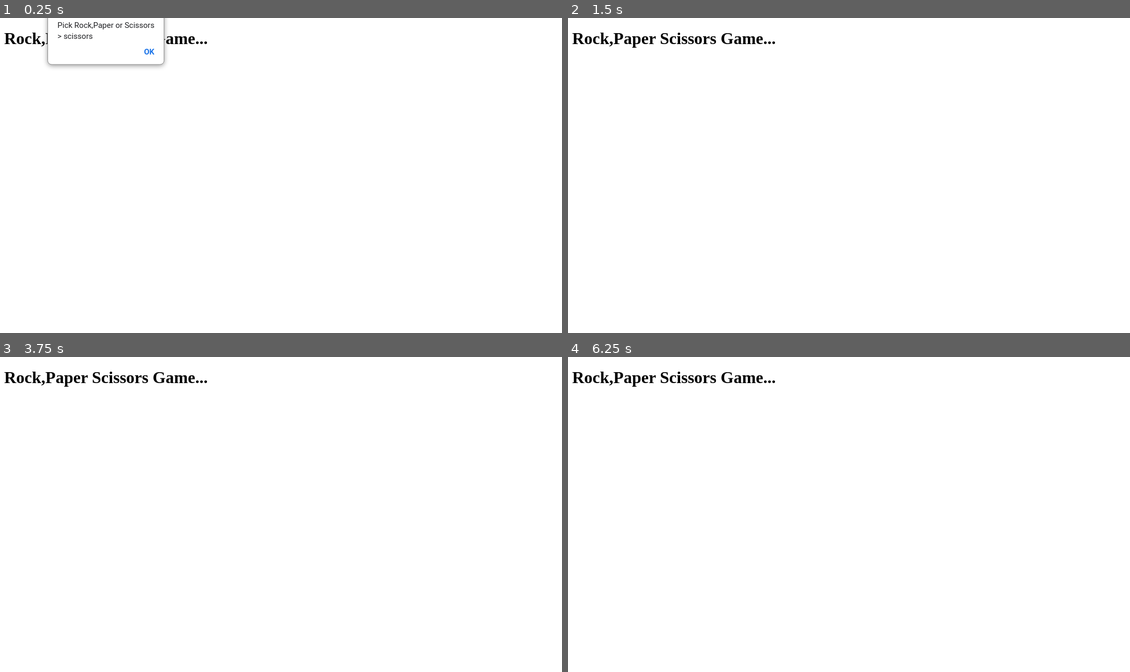
Above: before the commit, frames 1-4 (two rows, left to right).
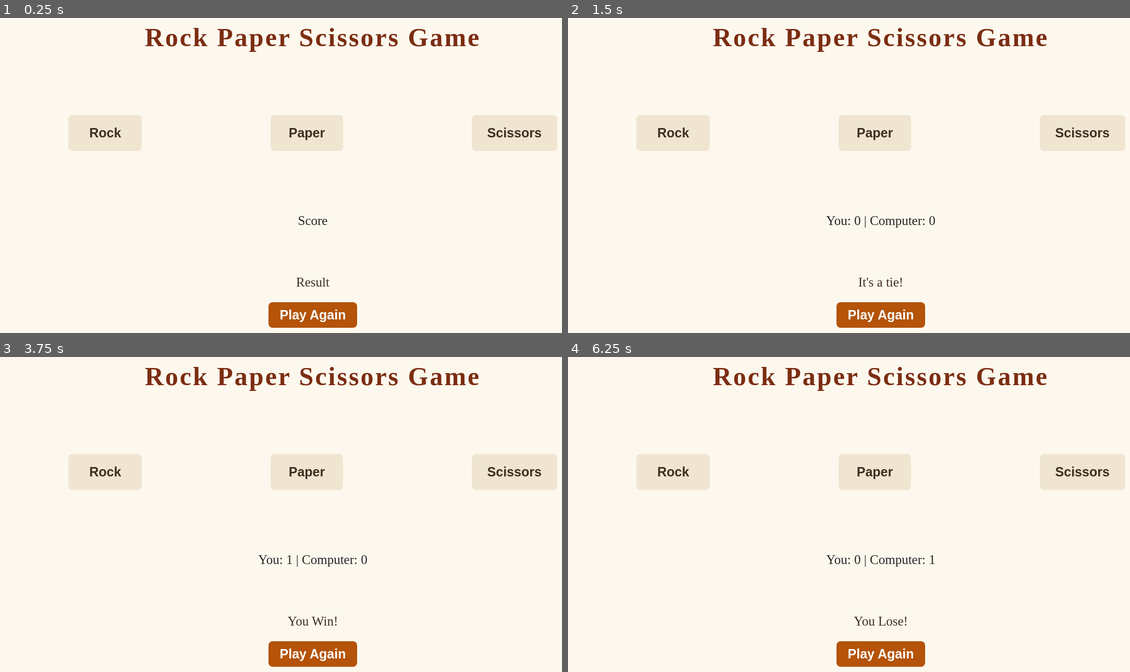
Above: after the commit, the same moments.

Repository: Asad1223dev/rock-paper-scissors
Game: browser game, page index.html
Two runs of this game, one before a commit and one after it. Both use one fixed random seed, a clock stepped at 60 frames per second and the inputs below. When the page shows a pop-up message, it is drawn as a white box for half a second while everything else waits; a line starting with > is the answer the replay typed.
Inputs (mouse positions are in pixels of both pictures, inside the frame that each line leads up to):
- Up to frame 1 (0.25 s): no input
- Up to frame 2 (1.5 s): click (1085, 134) at 1.27 s, where only the run after the commit has a clickable "Scissors"
- Up to frame 3 (3.75 s): click (309, 473) at 1.87 s, where only the run after the commit has a clickable "Paper"; click (314, 653) at 2.02 s, where only the run after the commit has a clickable "Play Again"; click (106, 473) at 2.47 s, where only the run after the commit has a clickable "Rock"; click (517, 473) at 3.07 s, where only the run after the commit has a clickable "Scissors"; click (106, 473) at 3.67 s, where only the run after the commit has a clickable "Rock"
- Up to frame 4 (6.25 s): click (877, 473) at 4.27 s, where only the run after the commit has a clickable "Paper"; click (882, 653) at 4.52 s, where only the run after the commit has a clickable "Play Again"; click (674, 473) at 4.87 s, where only the run after the commit has a clickable "Rock"; click (877, 473) at 5.47 s, where only the run after the commit has a clickable "Paper"; click (1085, 473) at 6.07 s, where only the run after the commit has a clickable "Scissors"

The runs differ from the first frame. In frame 1, 7.9% of the frame differs, in the area x 0-100%, y 0-99%; in frame 2, 7.8%; in frame 3, 7.8%; in frame 4, 7.8%.

Commit message:
Add UI styling,game control and update README

Diff:
--- a/index.html
+++ b/index.html
@@ -2,10 +2,20 @@
 <html>
     <head>
         <meta charset="utf-8">
+        <link href="style.css" rel="stylesheet">
         <title>Rock-Paper-Scissors</title>
     </head>
     <body>
-        <h1>Rock,Paper Scissors Game...</h1>
+        <div class="title" >Rock Paper Scissors Game</div>
+        <div class="buttons">
+        <button id="rock">Rock</button>
+        <button id="paper">Paper</button>
+        <button id="scissors">Scissors</button>
+        </div>
+        <div id="live-score">Score</div>
+        <div id="result">Result</div>
+        <button id="reset">Play Again</button>
+
         <script src="java.js"></script>
         </body>
 </html>
--- a/java.js
+++ b/java.js
@@ -1,3 +1,85 @@
+let humanScore =0;
+let computerScore =0;
+const rockIcon=document.querySelector("#rock");
+const paperIcon=document.querySelector("#paper");
+const scissorsIcon=document.querySelector("#scissors");
+const resultDiv=document.querySelector("#result");
+const liveScore=document.querySelector("#live-score");
+const resetButton=document.querySelector("#reset");
+
+rockIcon.addEventListener("click",function(){
+    const computerChoice=getComputerChoice();
+    const roundResult=playRound("Rock",computerChoice);
+    resultDiv.textContent=roundResult;
+    liveScore.textContent = `You: ${humanScore} | Computer: ${computerScore}`;
+    if(humanScore===5)
+    {
+        resultDiv.textContent="Congratulations! You won the game!";
+        rockIcon.disabled = true;
+        paperIcon.disabled = true;
+        scissorsIcon.disabled = true;
+    }
+    else if(computerScore===5)
+    {
+        resultDiv.textContent="Alas! Computer won the game!";
+        rockIcon.disabled = true;
+        scissorsIcon.disabled = true;
+        paperIcon.disabled = true;
+    }
+});
+
+paperIcon.addEventListener("click",function(){
+    const computerChoice=getComputerChoice();
+    const roundResult=playRound("Paper",computerChoice);
+    resultDiv.textContent=roundResult;
+    liveScore.textContent = `You: ${humanScore} | Computer: ${computerScore}`;
+     if(humanScore===5)
+    {
+        resultDiv.textContent="You won the game!";
+        paperIcon.disabled = true;
+        scissorsIcon.disabled = true;
+        rockIcon.disabled = true;
+    }
+    else if(computerScore===5)
+    {
+        resultDiv.textContent="Computer won the game!";
+        paperIcon.disabled = true;
+        scissorsIcon.disabled = true;
+        rockIcon.disabled = true;
+    }
+});
+
+scissorsIcon.addEventListener("click",function(){
+    const computerChoice=getComputerChoice();
+    const roundResult=playRound("Scissors",computerChoice);
+    resultDiv.textContent=roundResult;
+    liveScore.textContent = `You: ${humanScore} | Computer: ${computerScore}`;
+     if(humanScore===5)
+    {
+        resultDiv.textContent="You won the game!";
+        scissorsIcon.disabled = true;
+        rockIcon.disabled = true;
+        paperIcon.disabled = true;
+    }
+    else if(computerScore===5)
+    {
+        resultDiv.textContent="Computer won the game!";
+        scissorsIcon.disabled = true;
+        rockIcon.disabled = true;
+        paperIcon.disabled = true;
+    }
+});
+
+resetButton.addEventListener("click",function(){
+    humanScore=0;
+    computerScore=0;
+    resultDiv.textContent="Make your move!";
+    liveScore.textContent = `You: ${humanScore} | Computer: ${computerScore}`;
+    rockIcon.disabled = false;
+    paperIcon.disabled = false;
+    scissorsIcon.disabled = false;
+})
+
 function getComputerChoice()
 {
     const num=Math.floor(Math.random()*3);
@@ -15,18 +97,7 @@
     }
 }
 
-function getHumanChoice()
-{
-    const input=prompt("Pick Rock,Paper or Scissors");
-    return input;
-}
-
-function scoreTracking()
-{
-let humanScore=0;
-let computerScore=0;
-{
-    function playRound(humanChoice,computerChoice)
+ function playRound(humanChoice,computerChoice)
     {
     const cleanChoice=humanChoice.toLowerCase();
     const computerChoices=computerChoice.toLowerCase();
@@ -34,6 +105,7 @@
         if(cleanChoice===computerChoices)
         {
             console.log("It's a tie!");
+            return "It's a tie!";
         }
         else if(
         (cleanChoice==="rock"&&computerChoices==="scissors")||
@@ -43,21 +115,13 @@
         {
             console.log("You Win!");
             humanScore+=1;
+            return "You Win!";
         }
         else
         {
             console.log("You Lose!")
             computerScore+=1;
+            return "You Lose!";
         }
     }
 }
-}
-    for(let i=0;i<5;i++)
-    {
-        const pChoice=getComputerChoice();
-        const sChoice=getHumanChoice();
-        playRound(sChoice,pChoice);
-    }
-    console.log(`Final Score ->You: ${humanScore} , Computer: ${computerScore}`);
-}
-scoreTracking();
--- /dev/null
+++ b/style.css
@@ -0,0 +1,68 @@
+body{
+    background-color: #fdf8ee;
+}
+.title{
+    font-family: 'Bungee', cursive;
+    letter-spacing: 3px;
+    font-size: 50px;
+    font-weight: bolder;
+    color: #7c2d12;
+    display: flex;
+    justify-content: center;
+}
+.buttons{
+    display: flex;
+    flex-direction: row;
+    justify-content: space-around;
+    margin-top: 120px;
+    margin-bottom: 120px;
+}
+button{
+    font-size: 25px;
+    font-weight: bolder;
+    background-color: #efe5d1;
+    color: #3f2e21;
+    border: 1px solid #cbbba0;
+    border-radius: 8px;
+    border: none;
+    cursor: pointer;
+}
+#rock{
+    padding-bottom: 20px;
+    padding-top: 20px;
+    padding-left: 40px;
+    padding-right: 40px;
+}
+#paper{
+    padding-bottom: 20px;
+    padding-top: 20px;
+    padding-left: 35px;
+    padding-right: 35px;
+}
+#scissors{
+    padding-bottom: 20px;
+    padding-top: 20px;
+    padding-left: 30px;
+    padding-right: 30px;
+}
+#live-score{
+    color: #292524;
+    display: flex;
+    justify-content: center;
+    font-size: 25px;
+}
+#result{
+    color: #3f2e21;
+    display: flex;
+    justify-content: center;
+    margin-top: 90px;
+    font-size: 25px;
+}
+#reset{
+    color: #ffffff;
+    background-color: #b45309;
+    margin-top: 90px;
+    display: block;
+    margin: 24px auto;
+    padding: 10px 22px;
+}
